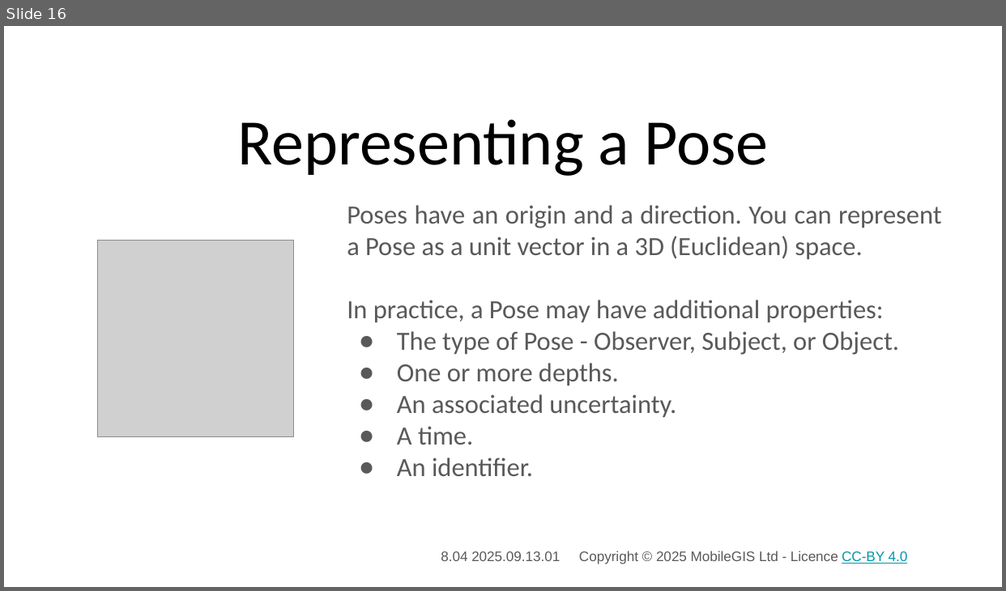
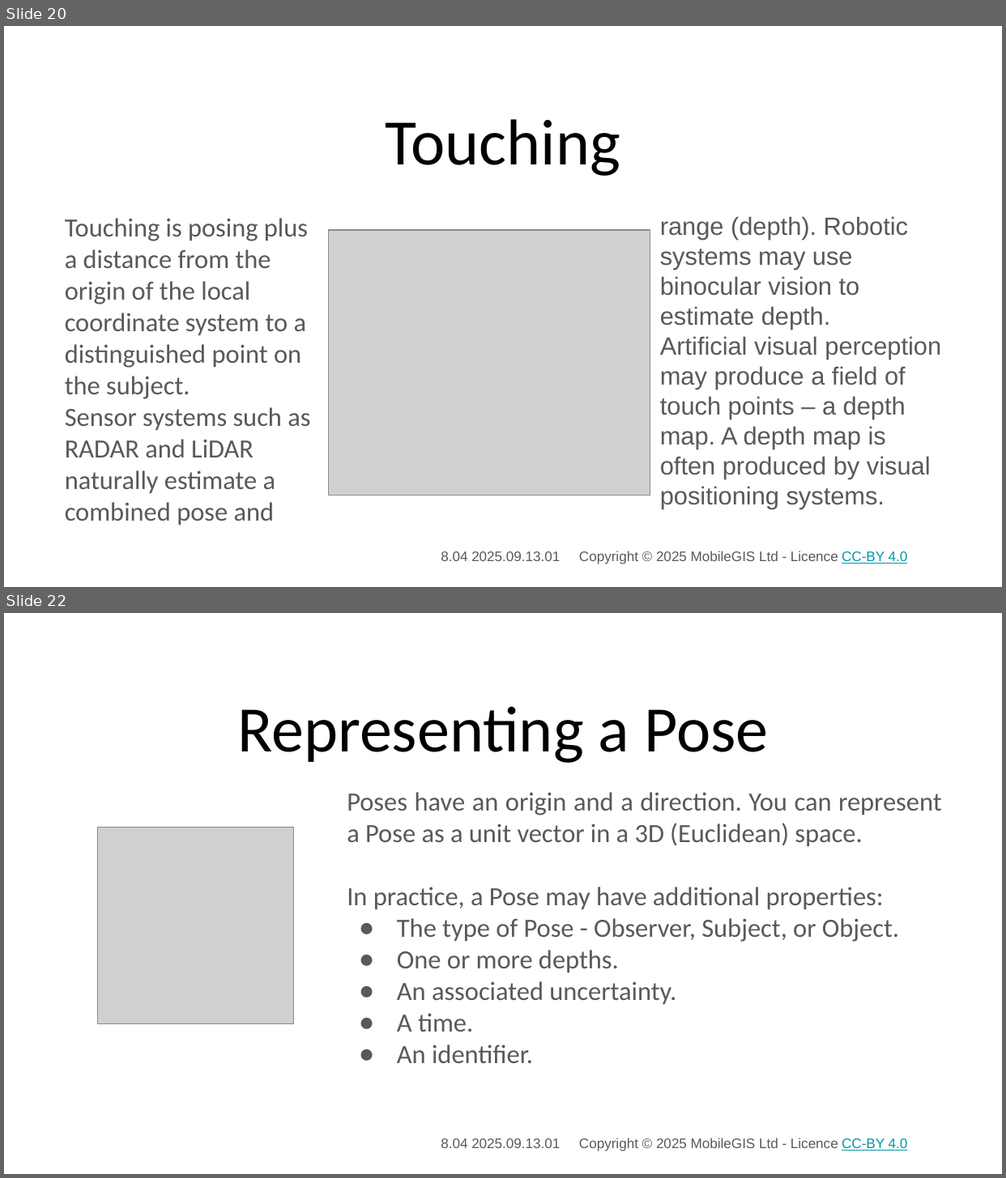
Before and after one commit to 3DXScape/PoseBits, a slide deck: Slides/Origins/Attention, the Origin of Pose_01.pptx. Shown one above the other, each under a label of ours: slide 16 before the commit, slides 20 and 22 after it; the slides between them are not shown. The pictures are 1006x591 and 1006x1178 pixels, drawn with LibreOffice and Linux fonts; fonts in the diff are those of the drawing; grey boxes stand for pictures; background and template pictures are left out. Boxes give left, top, right and bottom in pixels: in the first picture for what was removed or moved away, otherwise in the second. Text is boxed around its words. In the diff, an @@ line names an element or a change of style, - is before the commit and + after.

```diff
--- a/Slides/Origins/Attention, the Origin of Pose_01.pptx
+++ b/Slides/Origins/Attention, the Origin of Pose_01.pptx
@@ slide 20 added at <box>4,26,1002,587</box>, background #FFFFFF; not listed: 1 template element that a slide beside it also shows @@
@@ title added at <box>386,119,620,176</box>, 46.8 pt, text #000000 @@
+Touching
@@ text added at <box>65,218,310,525</box>, 19 pt, text #595959 @@
+Touching is posing plus a distance from the origin of the local coordinate system to a distinguished point on the subject.
+Sensor systems such as RADAR and LiDAR naturally estimate a combined pose and
@@ text added at <box>660,216,941,509</box>, 18 pt, text #595959 @@
+range (depth). Robotic systems may use binocular vision to estimate depth.
+Artificial visual perception may produce a field of touch points – a depth map. A depth map is often produced by visual positioning systems.
@@ picture added at <box>328,231,650,496</box> @@
@@ what was slide 16 is now slide 22 @@
```
Also in this commit, not shown: 14 slides changed, 5 other slides added, 2 other files.
